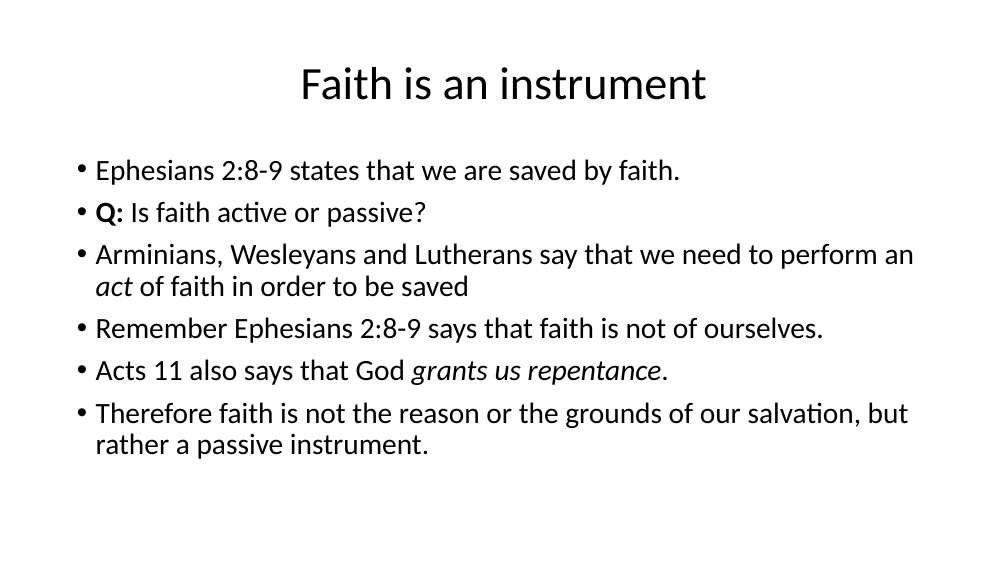
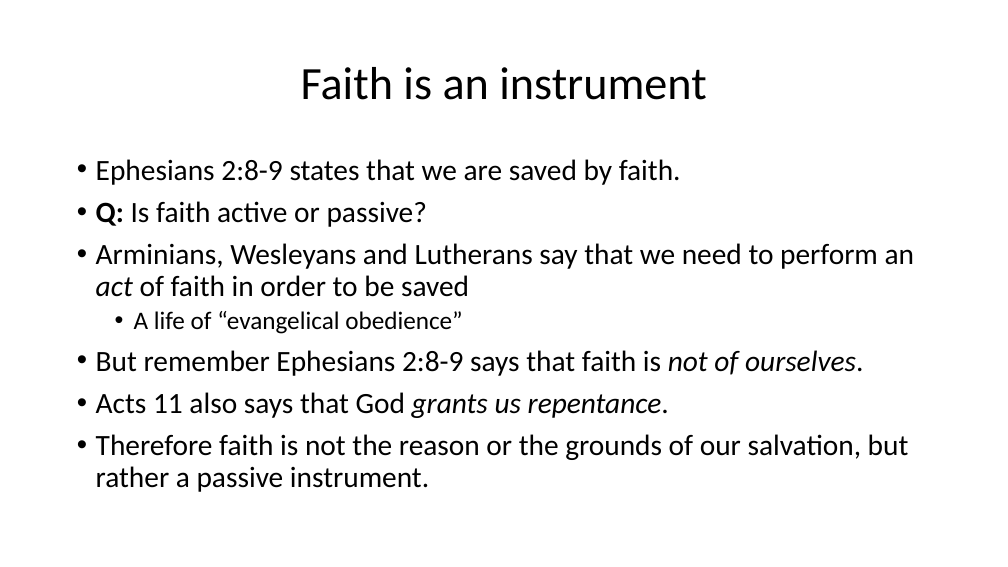
Before and after one commit to csmatyi/calvary_sunday_school, a slide deck: slide 12 of WSC85-88_211205.pptx. Drawn at 1008x567 pixels with LibreOffice and Linux fonts; fonts in the diff are those of the drawing. Boxes give left, top, right and bottom in pixels: in the first picture for what was removed or moved away, otherwise in the second. Text is boxed around its words. In the diff, an @@ line names an element or a change of style, - is before the commit and + after.

```diff
--- a/WSC85-88_211205.pptx
+++ b/WSC85-88_211205.pptx
@@ text at <box>96,311,863,376</box>: text changed @@
-• Remember Ephesians 2:8-9 says that faith is not of ourselves.
+  • A life of “evangelical obedience”
+• But remember Ephesians 2:8-9 says that faith is not of ourselves.
```
Also in this commit, not shown: 8 other slides changed, 8 slides added.
